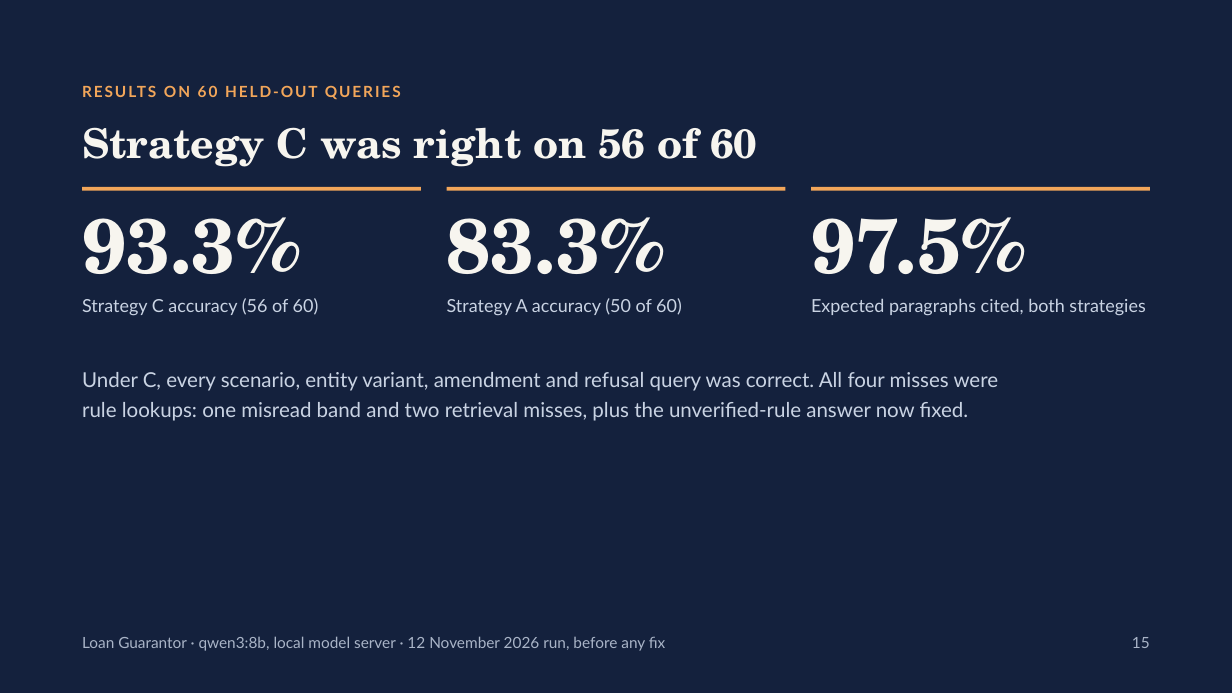
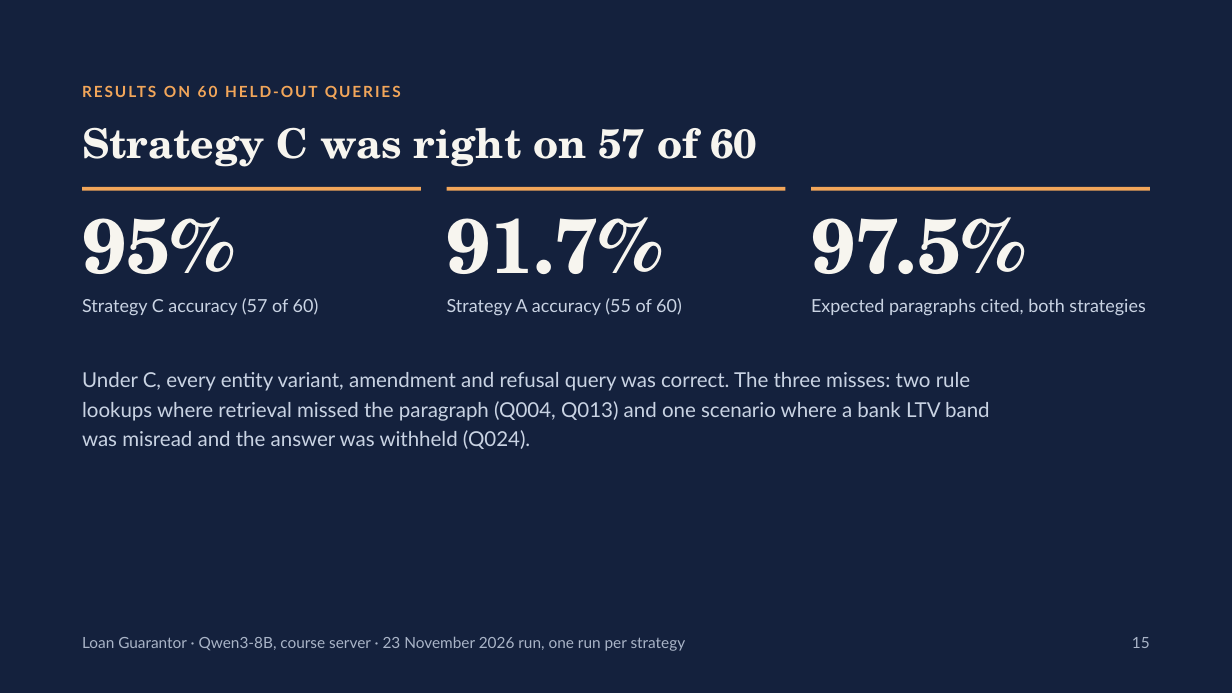
Before and after one commit to my-jamming-codes/KGP_GenAI_Achievers_Capstone, a slide deck: slide 15 of docs/images/Loan Guarantor Demo.pptx. Drawn at 1232x693 pixels with LibreOffice and Linux fonts; fonts in the diff are those of the drawing. Boxes give left, top, right and bottom in pixels: in the first picture for what was removed or moved away, otherwise in the second. Text is boxed around its words. In the diff, an @@ line names an element or a change of style, - is before the commit and + after.

Commit message:
Re-run evaluation on course endpoints; update docs, deck and task board
Re-run evaluation on course endpoints; update docs, deck and task board

- Full dev/test re-run on Qwen3-8B (test: C 57/60, A 55/60); new results and failure taxonomy
- Add technical documentation; refresh report, spec, README and PDFs
- Move task board out of the app to a standalone HTML page

```diff
--- a/docs/images/Loan Guarantor Demo.pptx
+++ b/docs/images/Loan Guarantor Demo.pptx
@@ title at bbox=[82, 127, 757, 167]: text changed @@
-Strategy C was right on 56 of 60
+Strategy C was right on 57 of 60
@@ text at bbox=[82, 217, 235, 274]: text changed @@
-93.3%
+95%
@@ text at bbox=[447, 217, 663, 299]: text changed @@
-83.3%
+91.7%
@@ text at bbox=[82, 298, 319, 316]: text changed @@
-Strategy C accuracy (56 of 60)
+Strategy C accuracy (57 of 60)
@@ text at bbox=[447, 298, 682, 316]: text changed @@
-Strategy A accuracy (50 of 60)
+Strategy A accuracy (55 of 60)
@@ text at bbox=[82, 372, 990, 449]: text changed @@
-Under C, every scenario, entity variant, amendment and refusal query was correct. All four misses were rule lookups: one misread band and two retrieval misses, plus the unverified-rule answer now fixed.
+Under C, every entity variant, amendment and refusal query was correct. The three misses: two rule lookups where retrieval missed the paragraph (Q004, Q013) and one scenario where a bank LTV band was misread and the answer was withheld (Q024).
@@ text at bbox=[82, 636, 686, 651]: text changed @@
-Loan Guarantor · qwen3:8b, local model server · 12 November 2026 run, before any fix
+Loan Guarantor · Qwen3-8B, course server · 23 November 2026 run, one run per strategy
```
Also in this commit, not shown: 10 other slides changed, 24 other files.
